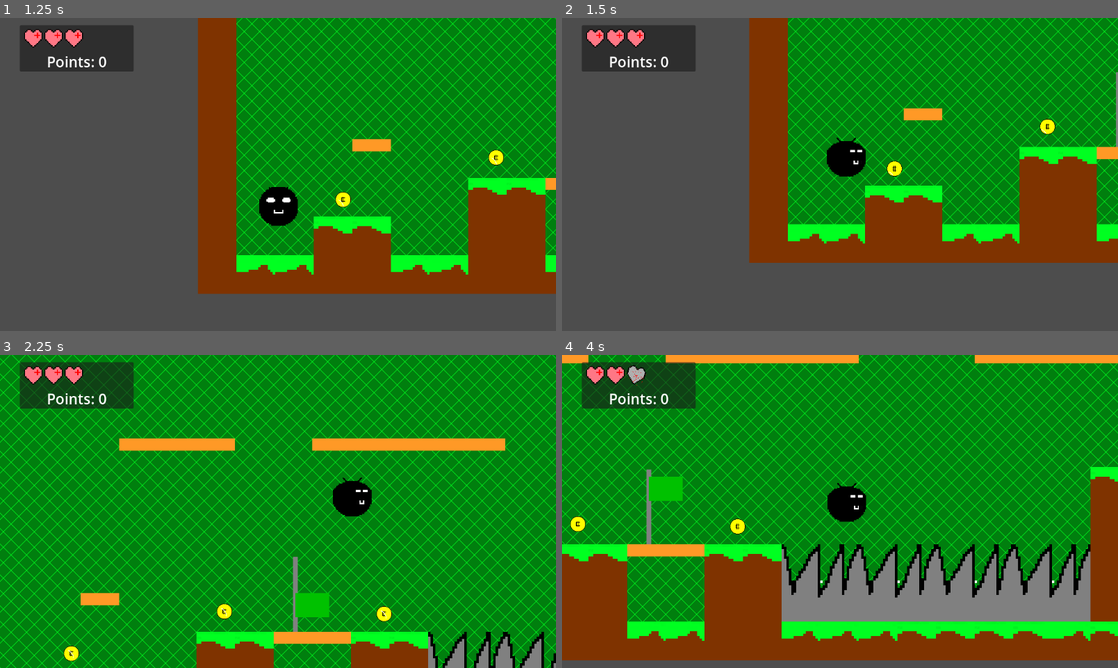
Above: before the commit, frames 1-4 (two rows, left to right).
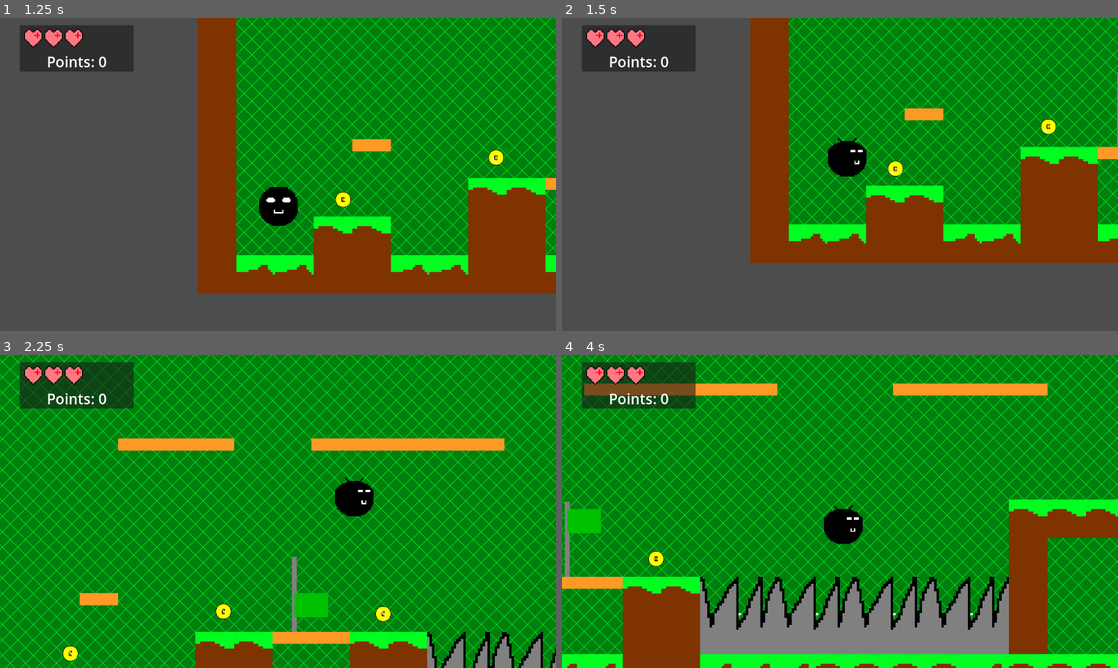
Above: after the commit, the same moments.

Repository: CWmain/Platformer
Game: Godot game, scene res://gui/level_select.tscn
The game is run twice, just before and just after one commit, with the same random seed, the same clock (stepped at 60 frames per second) and the same inputs.
Inputs (mouse positions are in pixels of both pictures, inside the frame that each line leads up to):
- Up to frame 1 (1.25 s): click "Level_1" at 0.5 s
- Up to frame 2 (1.5 s): move the mouse to (962, 158) at 1.27 s; hold Right (right) from 1.28 s (still down); tap Space (jump) at 1.35 s
- Up to frame 3 (2.25 s): keep holding Right (right); tap Space (jump) at 1.52, 1.82, 2.1 s; move the mouse to (166, 527) at 2.02 s
- Up to frame 4 (4 s): tap Space (jump) at 2.27, 2.57, 2.85, 3.6, 3.77 s; move the mouse to (895, 442) at 2.77 s; release Right (right) at 2.78 s; hold A (left) 2.78-3.53 s; move the mouse to (812, 574) at 3.52 s; hold Right (right) from 3.53 s (still down)

Frame 1 is identical in both runs. In frame 2, 8.6% of the frame differs, in the area x 33-100%, y 0-79%; in frame 3, 22%; in frame 4, 57%, in the area x 0-100%, y 0-100%.

Commit message:
Refacotored movement code for player character to make it more readable and easier to edit in the future\

Diff:
--- a/Platformer/main_character.gd
+++ b/Platformer/main_character.gd
@@ -1,14 +1,17 @@
 extends CharacterBody2D
 
+
+enum MovementType {
+	Stand,
+	Walk,
+	Air
+}
 
 const SPEED = 600.0
 const JUMP_VELOCITY = -800.0
 
 @onready var player_vars = get_node("/root/Global")
 @onready var game_manager = %GameManager
-
-
-
 
 # Get the gravity from the project settings to be synced with RigidBody nodes.
 var gravity = ProjectSettings.get_setting("physics/2d/default_gravity")
@@ -17,17 +20,17 @@
 @onready var animated_sprite_2d = $AnimatedSprite2D
 
 @export var grapple_angle: int = 45
-
 @onready var ray_cast = $RayCast2D
 @onready var chain = $chain
 
 # Variable to make player immune to damage
 var immune = false
 
-var is_on_ice = false
+var movementType : MovementType = MovementType.Walk
+
 # -1 = left 0 = false 1 = right
 var is_grappling = false
-
+var is_on_ice = false
 var is_facing = 1
 
 var collision_point : Vector2
@@ -41,8 +44,11 @@
 
 func _physics_process(delta):
 	# Add the gravity.
-	if not is_on_floor():
+	if !is_on_floor():
 		velocity.y += gravity * delta
+		movementType = MovementType.Air
+	else:
+		movementType = MovementType.Stand
 
 	# Handle jump.
 	if Input.is_action_just_pressed("jump") and is_on_floor():
@@ -55,14 +61,13 @@
 	if Input.is_action_just_released("down"):
 		self.set_collision_mask_value(2, true)
 
-
 	# Get the input direction and handle the movement/deceleration.
-	# As good practice, you should replace UI actions with custom gameplay actions.
 	var direction = Input.get_axis("left", "right")
 
 	if (direction == 0):
 		animated_sprite_2d.play("idle")
 	else:
+		movementType = MovementType.Walk if is_on_floor() else MovementType.Air
 		animated_sprite_2d.play("run")
 
 	if (direction > 0):
@@ -76,7 +81,6 @@
 	# Set graple direction
 	if is_facing == -1:
 		ray_cast.set_indexed("rotation", -grapple_angle)
-
 	else:
 		ray_cast.set_indexed("rotation", grapple_angle)
 
@@ -90,60 +94,43 @@
 			is_grappling = true
 
 	# Stop grapple
-	if Input.is_action_just_released("jump") && is_grappling:
+	if Input.is_action_just_released("jump") && (is_grappling):
 		print("Stop grappling")
 		chain.set_indexed("size", Vector2(32, 32))
-		chain.set_indexed("rotation", TAU/2)
+		chain.set_indexed("rotation", PI)
+
 		is_grappling = false
 
+
+	#Give me the modification to velocity that grappling does
 	if is_grappling:
-
-		#self.set_indexed("position", collision_point)
+		print("Applying Grapple movement")
 		var vector_to_collision_point: Vector2 = collision_point - self.get_indexed("position")
-
 		velocity += 20 * vector_to_collision_point * delta
+		grapple_visuals()
 
 
-		#chain.set_indexed("size", Vector2(32+abs(vector_to_collision_point.x), 32))
-		# Multiply by is_facing to change directions
-		#velocity.x += 100 * is_facing
-		# For distance from graple point x increase y
-		#velocity.y += -100 - abs(collision_point.x - grapple_length)/80
+	#Give me the modification to velocity that being in the air does
+	if movementType == MovementType.Air:
+		if !is_grappling:
+			velocity.x += direction * SPEED * delta * 5
+		#Only enable a max air speed while not grappling
+		if abs(velocity.x) >= SPEED*2 && !is_grappling:
+			velocity.x = move_toward(velocity.x, direction * (SPEED * 2), 100)
 
-		var max_grapple_height : bool = (collision_point.y - grapple_length) > self.get_indexed("position").y
-		var max_grapple_left : bool = (collision_point.x - (grapple_length)) > self.get_indexed("position").x
-		var max_grapple_right : bool = (collision_point.x + (grapple_length)) < self.get_indexed("position").x
+	#Give me the modification to velocity that walking on the floor does
+	if movementType == MovementType.Walk:
+		velocity.x = move_toward(velocity.x, direction * (SPEED + 100), 100)
 
-		#Stop grappling
-		if (max_grapple_height or max_grapple_left or max_grapple_right):
-			print("Forced to stop grappling")
-			is_grappling = false
-	else:
-		if direction:
-			if is_on_floor():
-				velocity.x = direction * (SPEED + 100)
-			else:
-				velocity.x += direction * SPEED * delta * 5
-				if abs(velocity.x) >= SPEED*2:
-					velocity.x = direction * (SPEED * 2)
+	#Give me the behaviour for standing
+	if movementType == MovementType.Stand:
+		if is_on_ice:
+			velocity.x = move_toward(velocity.x, 0, 5)
 		else:
-			if (is_on_ice == true):
-				velocity.x = move_toward(velocity.x, 0, 5)
-			else:
-				velocity.x = move_toward(velocity.x, 0, 100)
+			velocity.x = move_toward(velocity.x, 0, 100)
 
 	move_and_slide()
 
-	if is_grappling:
-		var tip_loc = to_local(collision_point)
-		var chain_base : Vector2 = chain.get_indexed("position")
-		var length = (tip_loc - chain_base)
-		print("Length ", length )
-		print("Chain Base ", chain_base)
-		print("Tip Loc", tip_loc)
-
-		chain.set_indexed("size", Vector2(32, length.length()*4))
-		chain.set_indexed("rotation", TAU/4 + chain_base.angle_to(tip_loc))
 
 func remove_health(amount: int):
 	if immune == false:
@@ -156,6 +143,17 @@
 	$iframes.stop()
 	pass # Replace with function body.
 
+func grapple_visuals():
+	# Graphics for hook
+	var tip_loc = to_local(collision_point)
+	var chain_base : Vector2 = chain.get_indexed("position")
+	var length = (tip_loc - chain_base)
+	print("Length ", length )
+	print("Chain Base ", chain_base)
+	print("Tip Loc", tip_loc)
+
+	chain.set_indexed("size", Vector2(32, length.length()*4))
+	chain.set_indexed("rotation", TAU/4 + chain_base.angle_to(tip_loc))
 
 func set_last_ground():
 	position = last_on_ground
@@ -164,14 +162,5 @@
 	pass
 
 func set_is_on_ice(val : bool):
+
 	is_on_ice = val
-
-
-func _on_area_2d_body_entered(body):
-	if (body.name == "ICE"):
-		print("On Ice")
-		is_on_ice = true
-	else:
-		is_on_ice = false
-	print(body.name)
-	pass # Replace with function body.
